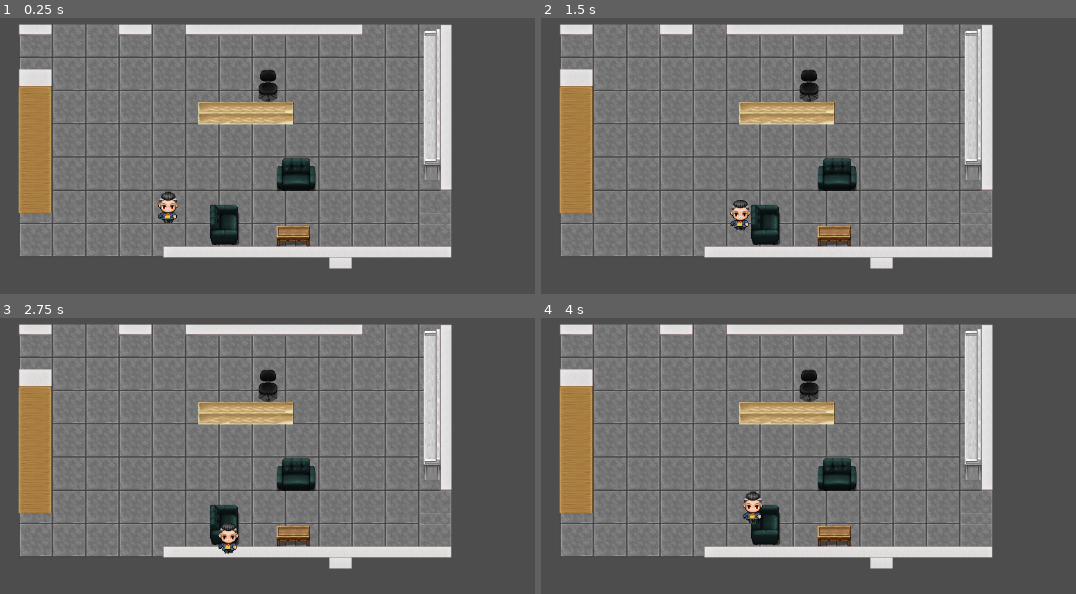
Above: before the commit, frames 1-4 (two rows, left to right).
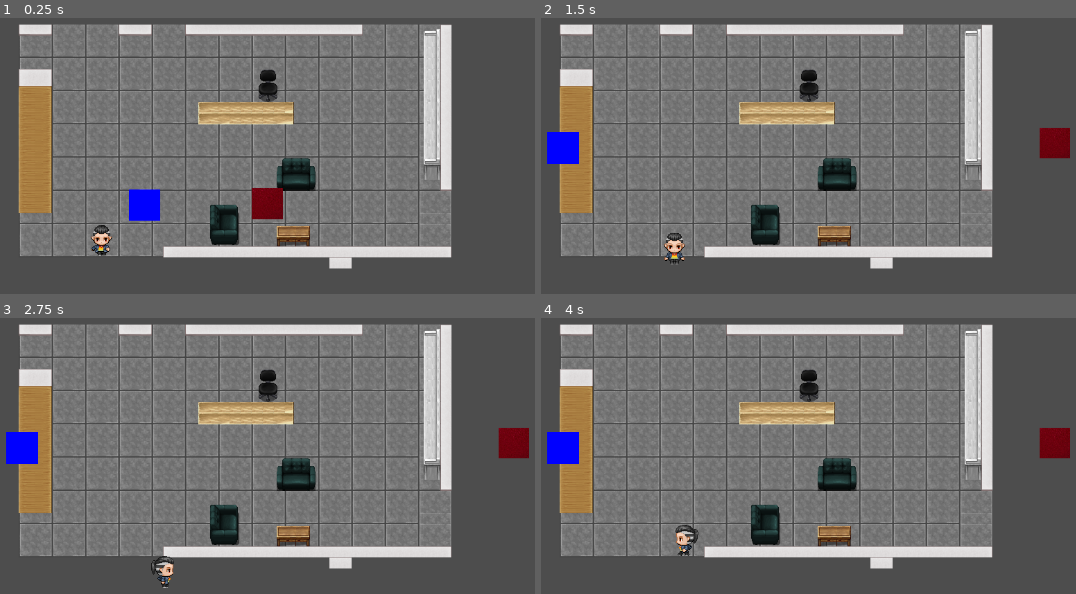
Above: after the commit, the same moments.

Repository: BigKevlar/MalagaGameJam2024
Game: Godot game, scene res://Scenes/escenario.tscn
Same seed, same stepped clock (60 frames per second), same inputs: the game is played once before the commit and once after it.
Inputs (mouse positions are in pixels of both pictures, inside the frame that each line leads up to):
- Up to frame 1 (0.25 s): no input
- Up to frame 2 (1.5 s): move the mouse to (883, 186) at 0.52 s; press the mouse at (883, 186) at 0.53 s; hold D (Right) 0.53-1.28 s; move the mouse to (551, 230) at 1.27 s; release the mouse at (551, 230) at 1.28 s; hold S (Down) from 1.28 s (still down); click (551, 230) at 1.35 s
- Up to frame 3 (2.75 s): move the mouse to (246, 409) at 2.02 s; release S (Down) at 2.03 s; press the mouse at (246, 409) at 2.03 s; hold D (Right) from 2.03 s (still down)
- Up to frame 4 (4 s): move the mouse to (outside the picture) at 2.77 s; release D (Right) at 2.78 s; release the mouse at (outside the picture) at 2.78 s; hold W (Up) 2.78-3.53 s; click (outside the picture) at 2.85 s; move the mouse to (947, 574) at 3.52 s; press the mouse at (947, 574) at 3.53 s; hold A (Left) from 3.53 s (still down)

The runs differ from the first frame. In frame 1, 1.9% of the frame differs, in the area x 17-53%, y 61-87%; in frame 2, 1.9%; in frame 3, 1.9%; in frame 4, 1.9%.
Error before the commit: Attempt to call function 'play' in base 'null instance' on a null instance. (res://Scripts/protagonista_behavior.gd:20)

Commit message:
eventos ouija y dialogo

Diff:
--- a/Scenes/escenario.tscn
+++ b/Scenes/escenario.tscn
@@ -7,6 +7,8 @@
 [ext_resource type="Texture2D" uid="uid://cc5m8frolkwut" path="res://Textures/gradas.png" id="4_3b2wp"]
 [ext_resource type="Texture2D" uid="uid://dnq342kl3aju4" path="res://Textures/sillas.png" id="5_pvfbs"]
 [ext_resource type="Texture2D" uid="uid://bygo4mj441pnl" path="res://Textures/mesa.png" id="6_uvvsf"]
+[ext_resource type="PackedScene" uid="uid://dv4b1b5nnjdle" path="res://Scenes/event_manager.tscn" id="8_686vv"]
+[ext_resource type="PackedScene" uid="uid://dvpe5rqdpg3si" path="res://Scenes/prueba_dialogo_ui.tscn" id="9_ikrlx"]
 
 [sub_resource type="TileSetAtlasSource" id="TileSetAtlasSource_y2ys0"]
 texture = ExtResource("2_tu4vb")
@@ -5983,8 +5985,17 @@
 layer_2/tile_data = PackedInt32Array(-1179627, 131074, 18, -1114091, 131074, 19, -1179626, 196610, 18, -1114090, 196610 …(2533 unchanged characters)…
 layer_3/tile_data = PackedInt32Array()
 
-[node name="protagonista" parent="." instance=ExtResource("1_1sspg")]
-position = Vector2(-24, 0)
+[node name="EventManager" parent="." instance=ExtResource("8_686vv")]
 
-[node name="Camera2D" type="Camera2D" parent="." groups=["camera"]]
+[node name="protagonista" parent="." groups=["protagonista"] instance=ExtResource("1_1sspg")]
+position = Vector2(-120, 48)
+
+[node name="Camera2D" type="Camera2D" parent="."]
+visible = false
 position = Vector2(-24, -24)
+
+[node name="CanvasLayer" type="CanvasLayer" parent="."]
+process_mode = 3
+
+[node name="PruebaDialogoUi" parent="CanvasLayer" groups=["dialogo"] instance=ExtResource("9_ikrlx")]
+visible = false
--- /dev/null
+++ b/Scenes/event_manager.tscn
@@ -0,0 +1,39 @@
+[gd_scene load_steps=6 format=3 uid="uid://dv4b1b5nnjdle"]
+
+[ext_resource type="Script" path="res://Scripts/GameManager.gd" id="1_84tb0"]
+[ext_resource type="Texture2D" uid="uid://btxbo6h0yccpa" path="res://Textures/Dunkelrot_3081_Dark-Red_3081_02.11.31.000013---116700_OS.jpg" id="2_jd4kx"]
+[ext_resource type="Texture2D" uid="uid://bbyo2xw7svqwv" path="res://Textures/Solid_blue.svg.png" id="3_27h0b"]
+
+[sub_resource type="RectangleShape2D" id="RectangleShape2D_svtft"]
+size = Vector2(569.092, 569.092)
+
+[sub_resource type="RectangleShape2D" id="RectangleShape2D_gi1lc"]
+size = Vector2(1016.53, 1016.53)
+
+[node name="EventManager" type="Node2D"]
+script = ExtResource("1_84tb0")
+
+[node name="ouija_red" type="Sprite2D" parent="."]
+position = Vector2(564.562, 312.562)
+scale = Vector2(0.0791448, 0.0791448)
+texture = ExtResource("2_jd4kx")
+
+[node name="Area2DRed" type="Area2D" parent="ouija_red"]
+
+[node name="CollisionShape2DRed" type="CollisionShape2D" parent="ouija_red/Area2DRed"]
+position = Vector2(0.000488281, 0)
+shape = SubResource("RectangleShape2D_svtft")
+
+[node name="ouija_blue" type="Sprite2D" parent="."]
+position = Vector2(564.375, 312.375)
+scale = Vector2(0.0441895, 0.0441895)
+texture = ExtResource("3_27h0b")
+
+[node name="Area2DBlue" type="Area2D" parent="ouija_blue"]
+
+[node name="CollisionShape2DBlue" type="CollisionShape2D" parent="ouija_blue/Area2DBlue"]
+position = Vector2(-0.000976563, 0)
+shape = SubResource("RectangleShape2D_gi1lc")
+
+[connection signal="area_entered" from="ouija_red/Area2DRed" to="." method="_on_area_2d_red_area_entered"]
+[connection signal="area_entered" from="ouija_blue/Area2DBlue" to="." method="_on_area_2d_blue_area_entered"]
--- a/Scenes/protagonista.tscn
+++ b/Scenes/protagonista.tscn
@@ -118,16 +118,15 @@
 position = Vector2(41, 74)
 script = ExtResource("1_bodsc")
 
-[node name="CharacterBody2D" type="CharacterBody2D" parent="."]
-
-[node name="AnimatedSprite2D" type="AnimatedSprite2D" parent="CharacterBody2D"]
+[node name="AnimatedSprite2D" type="AnimatedSprite2D" parent="."]
 position = Vector2(0, -24)
 sprite_frames = SubResource("SpriteFrames_nurhf")
 animation = &"move_down"
 frame = 2
 frame_progress = 0.811924
 
-[node name="CollisionShape2D" type="CollisionShape2D" parent="CharacterBody2D"]
-visible = false
+[node name="Area2D" type="Area2D" parent="."]
+
+[node name="CollisionShape2D" type="CollisionShape2D" parent="Area2D"]
 position = Vector2(-1, -24)
 shape = SubResource("CapsuleShape2D_c4sjv")
--- /dev/null
+++ b/Scripts/GameManager.gd
@@ -0,0 +1,97 @@
+extends Node2D
+
+const CENTRO_PANTALLA = Vector2(0, 0)
+
+var eventos_array : Array = []
+var posiciones_ouija_red : Array = []
+var posiciones_ouija_blue : Array = []
+
+@onready var evento_index : int = 0
+
+var ouija_red_pos : Vector2
+var ouija_blue_pos : Vector2
+@onready var ouija_red = $ouija_red
+@onready var collision_shape_2d_red = $ouija_red/Area2DRed/CollisionShape2DRed
+
+@onready var ouija_blue = $ouija_blue
+@onready var collision_shape_2d_blue = $ouija_blue/Area2DBlue/CollisionShape2DBlue
+
+@onready var cuadro_dialogo = get_tree().get_first_node_in_group("dialogo")
+
+@onready var protagonista = get_tree().get_first_node_in_group("protagonista")
+
+var tween
+
+func _ready():
+	var rnd = RandomNumberGenerator.new()
+	for i in 3:
+
+		var pos_muerte = rnd.randi_range(0, 1)
+		eventos_array.append(pos_muerte)
+
+		ouija_blue_pos.x = rnd.randi_range(-500, 500)
+		ouija_blue_pos.y = rnd.randi_range(-250, 250)
+		ouija_red_pos.x = rnd.randi_range(-500, 500)
+		ouija_red_pos.y = rnd.randi_range(-250, 250)
+		while ouija_blue_pos.distance_to(ouija_red_pos) <= 100:
+			ouija_blue_pos.x = rnd.randi_range(-500, 500)
+			ouija_blue_pos.y = rnd.randi_range(-250, 250)
+			ouija_red_pos.x = rnd.randi_range(-500, 500)
+			ouija_red_pos.y = rnd.randi_range(-250, 250)
+		posiciones_ouija_blue.append(ouija_blue_pos)
+		posiciones_ouija_red.append(ouija_red_pos)
+	print(eventos_array)
+
+	collision_shape_2d_blue.disabled = true
+	collision_shape_2d_red.disabled = true
+	print("desactivado")
+	await movimiento_ouijas()
+	collision_shape_2d_blue.disabled = false
+	collision_shape_2d_red.disabled = false
+	print("activado")
+
+func movimiento_ouijas():
+	ouija_blue.position = CENTRO_PANTALLA
+	ouija_red.position = CENTRO_PANTALLA
+	tween = get_tree().create_tween()
+	tween.set_parallel()
+	tween.tween_property(ouija_blue, "position", posiciones_ouija_blue[evento_index], 1)
+	tween.tween_property(ouija_red, "position", posiciones_ouija_red[evento_index], 1)
+	await get_tree().create_timer(1).timeout
+
+func _on_area_2d_red_area_entered(area):
+	if area == protagonista.area_2d:
+		if evento_index < eventos_array.size():
+			if eventos_array[evento_index] == 0:
+				print("has muerto")
+
+			elif eventos_array[evento_index] == 1:
+				cuadro_dialogo.texto = []
+				cuadro_dialogo.texto.append("mala noticia")
+				cuadro_dialogo.abrir_dialogo()
+				evento_index += 1
+				if evento_index < eventos_array.size():
+					collision_shape_2d_blue.disabled = true
+					collision_shape_2d_red.disabled = true
+					await movimiento_ouijas()
+					collision_shape_2d_blue.disabled = false
+					collision_shape_2d_red.disabled = false
+
+
+func _on_area_2d_blue_area_entered(area):
+	if area == protagonista.area_2d:
+		if evento_index < eventos_array.size():
+			if eventos_array[evento_index] == 1:
+				print("has muerto")
+
+			elif eventos_array[evento_index] == 0:
+				cuadro_dialogo.texto = []
+				cuadro_dialogo.texto.append("mala noticia")
+				cuadro_dialogo.abrir_dialogo()
+				evento_index += 1
+				if evento_index < eventos_array.size():
+					collision_shape_2d_blue.disabled = true
+					collision_shape_2d_red.disabled = true
+					await movimiento_ouijas()
+					collision_shape_2d_blue.disabled = false
+					collision_shape_2d_red.disabled = false
--- a/Scripts/protagonista_behavior.gd
+++ b/Scripts/protagonista_behavior.gd
@@ -1,6 +1,7 @@
 extends Node2D
 
-@onready var animated_sprite_2d = $protagonista/AnimatedSprite2D
+@onready var animated_sprite_2d = $AnimatedSprite2D
+@onready var area_2d = $Area2D
 
 func _physics_process(delta):
 	if Input.is_action_pressed("Left"):
--- a/Scripts/prueba_dialogo_ui.gd
+++ b/Scripts/prueba_dialogo_ui.gd
@@ -5,13 +5,15 @@
 @onready var mi_archivo : String = "res://Scripts/texto_juego.txt"
 var linea_archivo = -1
 var terminado = true
+var texto_finalizado = false
 
 func _ready():
-	var file = FileAccess.open(mi_archivo, FileAccess.READ)
-	while not file.eof_reached():
-		texto.append(file.get_line())
-	texto.remove_at(texto.size()-1)
-	file.close()
+	#var file = FileAccess.open(mi_archivo, FileAccess.READ)
+	#while not file.eof_reached():
+		#texto.append(file.get_line())
+	#texto.remove_at(texto.size()-1)
+	#file.close()
+	pass
 
 func _input(event):
 	if event.is_action_pressed("LMB") and terminado:
@@ -25,12 +27,15 @@
 		terminar_texto()
 
 func escribir_texto():
-	linea_archivo += 1
-	var i = 0
-	while i < texto[linea_archivo].length() and not terminado:
-		rich_text_label.text += texto[linea_archivo][i]
-		await get_tree().create_timer(0.1).timeout
-		i += 1
+	if linea_archivo + 1 == texto.size():
+		cerrar_dialogo()
+	else:
+		linea_archivo += 1
+		var i = 0
+		while i < texto[linea_archivo].length() and not terminado:
+			rich_text_label.text += texto[linea_archivo][i]
+			await get_tree().create_timer(0.1).timeout
+			i += 1
 
 func limpiar_texto():
 	rich_text_label.text = ""
@@ -38,3 +43,16 @@
 
 func terminar_texto():
 	rich_text_label.text += texto[linea_archivo]
+
+func abrir_dialogo():
+	get_tree().paused = true
+	texto_finalizado = false
+	show()
+	terminado = false
+	await escribir_texto()
+	terminado = true
+
+func cerrar_dialogo():
+	get_tree().paused = false
+	texto_finalizado = true
+	hide()
Not shown: 1 places in Scenes/escenario.tscn that only renumber resources
Binary file added: Textures/Dunkelrot_3081_Dark-Red_3081_02.11.31.000013---116700_OS.jpg
Not shown, added: Textures/Dunkelrot_3081_Dark-Red_3081_02.11.31.000013---116700_OS.jpg.import
Binary file added: Textures/Solid_blue.svg.png
Not shown, added: Textures/Solid_blue.svg.png.import
